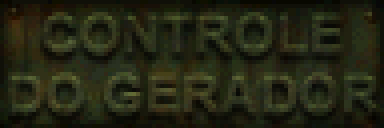
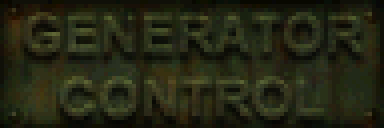
Revision of a layered w=384, h=128 image; what changed, layer by layer:
hid group "PT-BR" (4 layers) over [4, 12, 380, 128]
moved "Fx" (1st of 2, in "Translations" › "PT-BR" › "Editable") into group "Editable" over [4, 12, 380, 128]
renamed "Texto" to "Text", moved it into group "Editable" over [8, 12, 380, 116]
showed group "Recriation" (3 layers) over [4, 12, 380, 128]
painted on "Fx" (2nd of 2, in "Translations" › "Recriation") over [4, 12, 380, 128]
added group "Text" (2nd of 2, in "Translations" › "Recriation") with 1 layers in group "Recriation" over [20, 12, 364, 120]
moved "GENERATOR CONTROL" into group "Text" over [20, 12, 364, 120]
